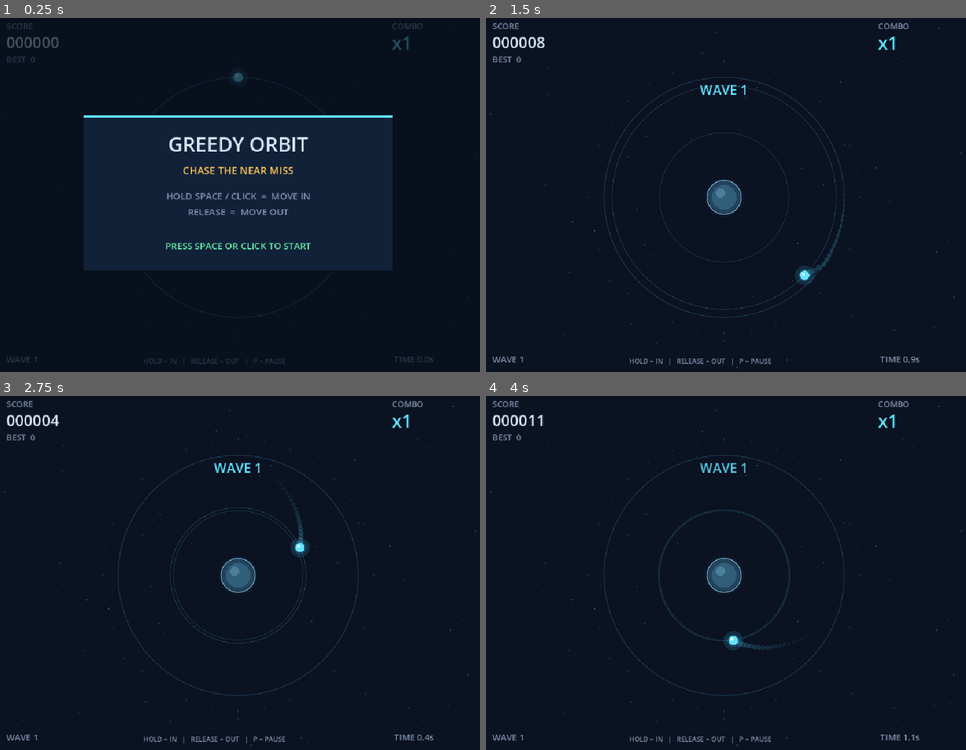
Above: before the commit, frames 1-4 (two rows, left to right).
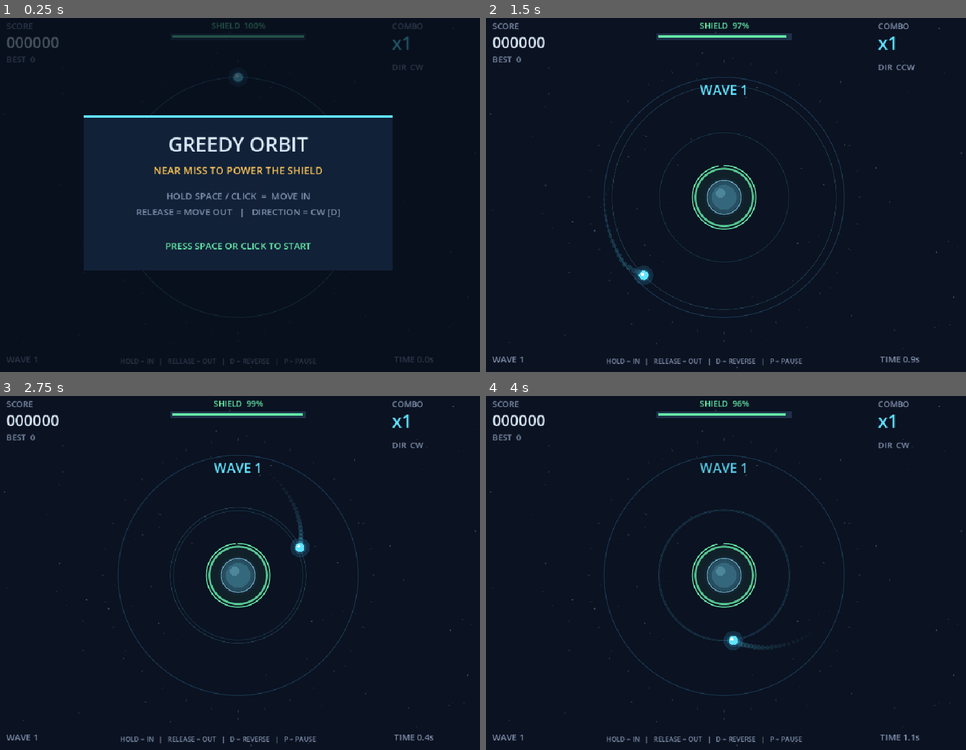
Above: after the commit, the same moments.

Repository: Yanmkareasn99/Greedy-Orbit
Game: Godot game, scene res://scenes/game.tscn
Same seed, same stepped clock (60 frames per second), same inputs: the game is played once before the commit and once after it.
Inputs (mouse positions are in pixels of both pictures, inside the frame that each line leads up to):
- Up to frame 1 (0.25 s): no input
- Up to frame 2 (1.5 s): tap Enter at 0.5, 0.8, 1.35 s; move the mouse to (831, 177) at 0.52 s; hold D 0.53-1.28 s; tap R at 0.6 s; click (831, 177) at 0.67 s; tap Space at 0.77, 1.07 s; move the mouse to (625, 212) at 1.27 s; click (625, 212) at 1.42 s
- Up to frame 3 (2.75 s): tap Space at 1.52, 1.55, 1.82 s; move the mouse to (288, 491) at 2.02 s; hold D from 2.03 s (still down); hold Space from 2.03 s (still down); click (288, 491) at 2.17 s; tap R at 2.3 s
- Up to frame 4 (4 s): move the mouse to (697, 647) at 2.77 s; release Space at 2.78 s; tap R at 2.85 s; click (697, 647) at 2.92 s; tap Space at 3.02, 3.32 s; tap Enter at 3.05, 3.6 s; move the mouse to (870, 629) at 3.52 s; release D at 3.53 s; hold Space from 3.53 s (still down); click (870, 629) at 3.67 s

The runs differ from the first frame. In frame 1, 1.3% of the frame differs, in the area x 25-89%, y 1-99%; in frame 2, 2.1%, in the area x 10-90%, y 1-99%; in frame 3, 1.6%; in frame 4, 1.6%.

Commit message:
update game mec

Diff:
--- a/project.godot
+++ b/project.godot
@@ -16,7 +16,7 @@
 
 config/name="Greedy Orbit"
 run/main_scene="res://scenes/game.tscn"
-config/features=PackedStringArray("4.4", "GL Compatibility")
+config/features=PackedStringArray("4.7", "GL Compatibility")
 
 [display]
 
--- a/scripts/game.gd
+++ b/scripts/game.gd
@@ -11,6 +11,12 @@
 const RADIUS_CHANGE_SPEED := 235.0        # px per second
 const NEAR_RANGE := 49.0                 # outer limit for an eligible near miss
 const COMBO_DURATION := 4.5              # seconds before combo starts decaying
+const PLANET_RADIUS := 31.0
+const SHIELD_RADIUS := 56.0
+const SHIELD_MAX_ENERGY := 100.0
+const SHIELD_DECAY_RATE := 3.2            # energy lost per second
+const SHIELD_REFILL_NEAR := 28.0
+const SHIELD_REFILL_PERFECT := 45.0
 const SAVE_FILE := "user://greedy_orbit_best.txt"
 
 const BACK := Color("#0b1221")
@@ -25,11 +31,13 @@
 var state := "menu"                       # menu, playing, paused, dead
 var elapsed := 0.0
 var angle := -PI / 2.0
+var orbit_direction := 1.0                # 1.0 = clockwise, -1.0 = counterclockwise
 var orbit_radius := OUTER_RADIUS
 var player_pos := CENTER + Vector2.UP * OUTER_RADIUS
 var spawn_clock := 0.0
 var points := 0.0
 var best_score := 0
+var shield_energy := SHIELD_MAX_ENERGY
 var combo := 1
 var combo_clock := 0.0
 var total_near_misses := 0
@@ -38,6 +46,7 @@
 var time_to_wave_message := 0.0
 var flash := 0.0
 var shake := 0.0
+var death_reason := "player"
 var hazards: Array[Dictionary] = []
 var particles: Array[Dictionary] = []
 var popups: Array[Dictionary] = []
@@ -55,7 +64,9 @@
 
 func _input(event: InputEvent) -> void:
 	if event is InputEventKey and event.pressed and not event.echo:
-		if event.keycode == KEY_R:
+		if event.keycode == KEY_D:
+			reverse_orbit_direction()
+		elif event.keycode == KEY_R:
 			start_game()
 		elif event.keycode == KEY_P or event.keycode == KEY_ESCAPE:
 			if state == "playing":
@@ -70,6 +81,11 @@
 			start_game()
 
 
+func reverse_orbit_direction() -> void:
+	orbit_direction *= -1.0
+	queue_redraw()
+
+
 func _process(delta: float) -> void:
 	# Let collision particles finish even after the simulation stops.
 	if state == "dead" and (not particles.is_empty() or shake > 0.0):
@@ -85,6 +101,7 @@
 	orbit_radius = OUTER_RADIUS
 	player_pos = CENTER + Vector2.UP * orbit_radius
 	points = 0.0
+	shield_energy = SHIELD_MAX_ENERGY
 	combo = 1
 	combo_clock = 0.0
 	total_near_misses = 0
@@ -98,6 +115,7 @@
 	time_to_wave_message = 2.0
 	flash = 0.0
 	shake = 0.0
+	death_reason = "player"
 	$StartSound.play()
 	queue_redraw()
 
@@ -107,7 +125,7 @@
 		return
 
 	elapsed += delta
-	points += 10.0 * delta
+	shield_energy = maxf(0.0, shield_energy - SHIELD_DECAY_RATE * delta)
 	flash = maxf(0.0, flash - 2.0 * delta)
 	shake = maxf(0.0, shake - 10.0 * delta)
 	time_to_wave_message = maxf(0.0, time_to_wave_message - delta)
@@ -115,7 +133,7 @@
 	var contract := Input.is_key_pressed(KEY_SPACE) or Input.is_mouse_button_pressed(MOUSE_BUTTON_LEFT)
 	var desired_radius := INNER_RADIUS if contract else OUTER_RADIUS
 	orbit_radius = move_toward(orbit_radius, desired_radius, RADIUS_CHANGE_SPEED * delta)
-	angle = wrapf(angle + ORBIT_SPEED * delta, -PI, PI)
+	angle = wrapf(angle + ORBIT_SPEED * orbit_direction * delta, -PI, PI)
 	player_pos = CENTER + Vector2(cos(angle), sin(angle)) * orbit_radius
 
 	trail.append(player_pos)
@@ -165,7 +183,7 @@
 	# Hazards pressure a stationary strategy but never have perfect aim.
 	var radial_speed := minf(300.0, 195.0 + elapsed * 1.2)
 	var impact_delay := (340.0 - orbit_radius) / radial_speed
-	return angle + ORBIT_SPEED * impact_delay + rng.randf_range(-1.70, 1.70)
+	return angle + ORBIT_SPEED * orbit_direction * impact_delay + rng.randf_range(-1.70, 1.70)
 
 
 func spawn_drifter(hazard_angle: float) -> void:
@@ -183,9 +201,10 @@
 
 
 func spawn_satellite() -> void:
+	var player_angular_speed := ORBIT_SPEED * orbit_direction
 	var enemy_speed := -1.4
 	# Target a likely crossing in ~0.9 seconds, with readable lead time.
-	var spawn_angle := angle + (ORBIT_SPEED - enemy_speed) * rng.randf_range(0.88, 1.15)
+	var spawn_angle := angle + (player_angular_speed - enemy_speed) * rng.randf_range(0.88, 1.15)
 	var satellite_radius := clampf(orbit_radius + rng.randf_range(-29.0, 29.0), INNER_RADIUS + 7.0, OUTER_RADIUS - 7.0)
 	hazards.append({
 		"kind": "satellite",
@@ -215,7 +234,7 @@
 		var collision_distance: float = PLAYER_SIZE + float(h["size"])
 		if old_enough:
 			if distance <= collision_distance:
-				die()
+				die("player")
 				return
 			h["min_separation"] = minf(float(h["min_separation"]), distance)
 			# Score after leaving the danger zone, never merely for being near.
@@ -224,6 +243,16 @@
 				if closest >= collision_distance + 1.0 and closest <= NEAR_RANGE:
 					award_near_miss(closest, collision_distance, p)
 					h["awarded"] = true
+		if h["kind"] == "drifter":
+			var debris_radius := float(h["radius"])
+			var debris_size := float(h["size"])
+			if shield_energy > 0.0 and debris_radius <= SHIELD_RADIUS + debris_size:
+				absorb_debris(p)
+				hazards.remove_at(i)
+				continue
+			if debris_radius <= PLANET_RADIUS + debris_size:
+				die("planet")
+				return
 		var expired: bool = (h["kind"] == "drifter" and float(h["radius"]) < 38.0)
 		expired = expired or (h["kind"] == "satellite" and float(h["age"]) > 4.3)
 		if expired:
@@ -239,7 +268,9 @@
 	var perfect := closest <= collision_distance + 11.0
 	var base := 250 if perfect else 100
 	var gained: int = base * combo
+	var shield_refill := SHIELD_REFILL_PERFECT if perfect else SHIELD_REFILL_NEAR
 	points += float(gained)
+	shield_energy = minf(SHIELD_MAX_ENERGY, shield_energy + shield_refill)
 	total_near_misses += 1
 	if perfect:
 		perfect_misses += 1
@@ -253,10 +284,16 @@
 	$NearSound.play()
 
 
-func die() -> void:
+func absorb_debris(where: Vector2) -> void:
+	shake = maxf(shake, 1.1)
+	spawn_burst(GREEN, where, 9)
+
+
+func die(reason: String) -> void:
 	state = "dead"
+	death_reason = reason
 	shake = 3.0
-	spawn_burst(RED, player_pos, 32)
+	spawn_burst(RED, CENTER if reason == "planet" else player_pos, 32)
 	if int(points) > best_score:
 		best_score = int(points)
 		var save := FileAccess.open(SAVE_FILE, FileAccess.WRITE)
@@ -316,11 +353,12 @@
 	if flash > 0.0:
 		draw_rect(Rect2(Vector2.ZERO, WORLD), Color(CYAN.r, CYAN.g, CYAN.b, flash * 0.13))
 	if state == "menu":
-		draw_overlay("GREEDY ORBIT", "CHASE THE NEAR MISS", "HOLD SPACE / CLICK  =  MOVE IN", "RELEASE  =  MOVE OUT", "PRESS SPACE OR CLICK TO START")
+		draw_overlay("GREEDY ORBIT", "NEAR MISS TO POWER THE SHIELD", "HOLD SPACE / CLICK  =  MOVE IN", "RELEASE = MOVE OUT   |   DIRECTION = " + orbit_direction_label() + " [D]", "PRESS SPACE OR CLICK TO START")
 	elif state == "dead":
-		draw_overlay("ORBIT BROKEN", "SCORE  " + str(int(points)) + "     BEST  " + str(best_score), "NEAR MISSES  " + str(total_near_misses), "PERFECT DODGES  " + str(perfect_misses), "PRESS SPACE / CLICK / R TO RETRY")
+		var death_title := "PLANET LOST" if death_reason == "planet" else "ORBIT BROKEN"
+		draw_overlay(death_title, "SCORE  " + str(int(points)) + "     BEST  " + str(best_score), "NEAR MISSES  " + str(total_near_misses), "PERFECT DODGES  " + str(perfect_misses), "D = REVERSE   |   SPACE / CLICK / R = RETRY")
 	elif state == "paused":
-		draw_overlay("PAUSED", "", "", "", "PRESS P TO RESUME")
+		draw_overlay("PAUSED", "DIRECTION  " + orbit_direction_label(), "", "", "PRESS P / ESC TO RESUME   |   D TO REVERSE")
 
 
 func draw_stars() -> void:
@@ -336,15 +374,26 @@
 	draw_arc(CENTER, OUTER_RADIUS, 0.0, TAU, 128, Color(0.20, 0.50, 0.69, 0.35), 1.4, true)
 	draw_arc(CENTER, orbit_radius, 0.0, TAU, 128, Color(0.35, 0.84, 0.98, 0.24), 1.0, true)
 	draw_circle(CENTER, 38.0, Color(0.17, 0.32, 0.49, 0.09))
-	draw_circle(CENTER, 31.0, Color("#23435c"))
+	draw_circle(CENTER, PLANET_RADIUS, Color("#23435c"))
 	draw_circle(CENTER, 24.0, Color("#315e79"))
 	draw_circle(CENTER + Vector2(-7, -8), 9.0, Color(0.57, 0.83, 0.92, 0.28))
 	draw_arc(CENTER, 33.0, 0.0, TAU, 64, Color(0.55, 0.85, 1.0, 0.72), 1.8, true)
+	draw_planet_shield()
 	# Dashes around the outer boundary make angular motion easier to read.
 	for n in range(32):
 		var a := TAU * float(n) / 32.0
 		var v := Vector2(cos(a), sin(a))
 		draw_line(CENTER + v * 262.0, CENTER + v * 267.0, Color(0.37, 0.62, 0.76, 0.21), 1.0, true)
+
+
+func draw_planet_shield() -> void:
+	var fraction := shield_fraction()
+	if fraction <= 0.0:
+		return
+	var tint := shield_color(fraction)
+	draw_circle(CENTER, SHIELD_RADIUS, Color(tint.r, tint.g, tint.b, 0.025 + fraction * 0.045))
+	draw_arc(CENTER, SHIELD_RADIUS, 0.0, TAU, 96, Color(tint.r, tint.g, tint.b, 0.30 + fraction * 0.55), 2.0 + fraction * 2.0, true)
+	draw_arc(CENTER, SHIELD_RADIUS + 6.0, -PI / 2.0, -PI / 2.0 + TAU * fraction, 96, tint, 2.0, true)
 
 
 func draw_hazards() -> void:
@@ -389,18 +438,40 @@
 	draw_text("SCORE", Vector2(28, 36), 16, MUTED)
 	draw_text(str(int(points)).pad_zeros(6), Vector2(28, 73), 30, PALE)
 	draw_text("BEST  " + str(best_score), Vector2(28, 101), 16, MUTED)
+	var energy_fraction := shield_fraction()
+	var energy_color := shield_color(energy_fraction)
+	draw_text_center("SHIELD  " + str(roundi(shield_energy)) + "%", 35, 16, energy_color)
+	draw_rect(Rect2(Vector2(348, 45), Vector2(264, 12)), Color(0.12, 0.20, 0.29, 0.95))
+	draw_rect(Rect2(Vector2(351, 48), Vector2(258.0 * energy_fraction, 6)), energy_color)
 	var combo_color := GOLD if combo >= 3 else CYAN
 	draw_text("COMBO", Vector2(780, 36), 16, MUTED)
 	draw_text("x" + str(combo), Vector2(780, 76), 35, combo_color)
+	draw_text("DIR  " + orbit_direction_label(), Vector2(780, 116), 16, MUTED)
 	draw_text("WAVE " + str(mini(5, int(floor(elapsed / 15.0)) + 1)), Vector2(28, 686), 17, MUTED)
 	draw_text("TIME " + ("%.1f" % elapsed) + "s", Vector2(784, 686), 17, MUTED)
-	draw_text("HOLD = IN   |   RELEASE = OUT   |   P = PAUSE", Vector2(295, 688), 13, MUTED)
+	draw_text("HOLD = IN   |   RELEASE = OUT   |   D = REVERSE   |   P = PAUSE", Vector2(250, 688), 13, MUTED)
 	if combo > 1:
 		draw_rect(Rect2(Vector2(780, 90), Vector2(133, 5)), Color(0.19, 0.31, 0.44))
 		draw_rect(Rect2(Vector2(780, 90), Vector2(133.0 * clampf(combo_clock / COMBO_DURATION, 0.0, 1.0), 5)), combo_color)
 	if time_to_wave_message > 0.0 and state == "playing":
 		var announce_color := Color(CYAN.r, CYAN.g, CYAN.b, minf(1.0, time_to_wave_message))
 		draw_text_center("WAVE " + str(mini(5, int(floor(elapsed / 15.0)) + 1)), 164, 26, announce_color)
+
+
+func orbit_direction_label() -> String:
+	return "CW" if orbit_direction > 0.0 else "CCW"
+
+
+func shield_fraction() -> float:
+	return clampf(shield_energy / SHIELD_MAX_ENERGY, 0.0, 1.0)
+
+
+func shield_color(fraction: float) -> Color:
+	if fraction <= 0.25:
+		return RED
+	if fraction <= 0.55:
+		return GOLD
+	return GREEN
 
 
 func draw_overlay(title: String, sub: String, line1: String, line2: String, prompt: String) -> void:
Not shown, changed: DESIGN.md
Not shown, changed: README.md
